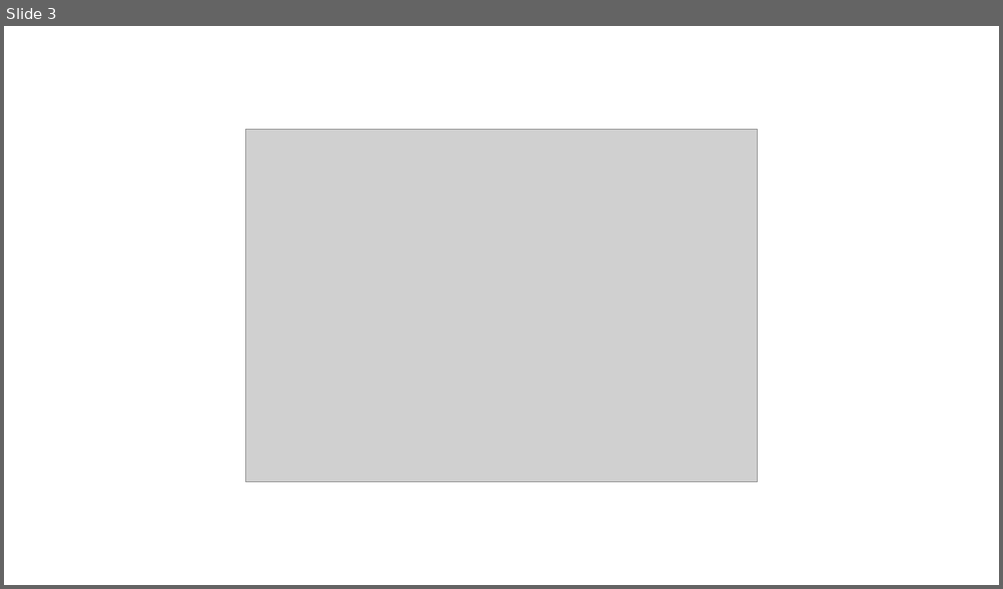
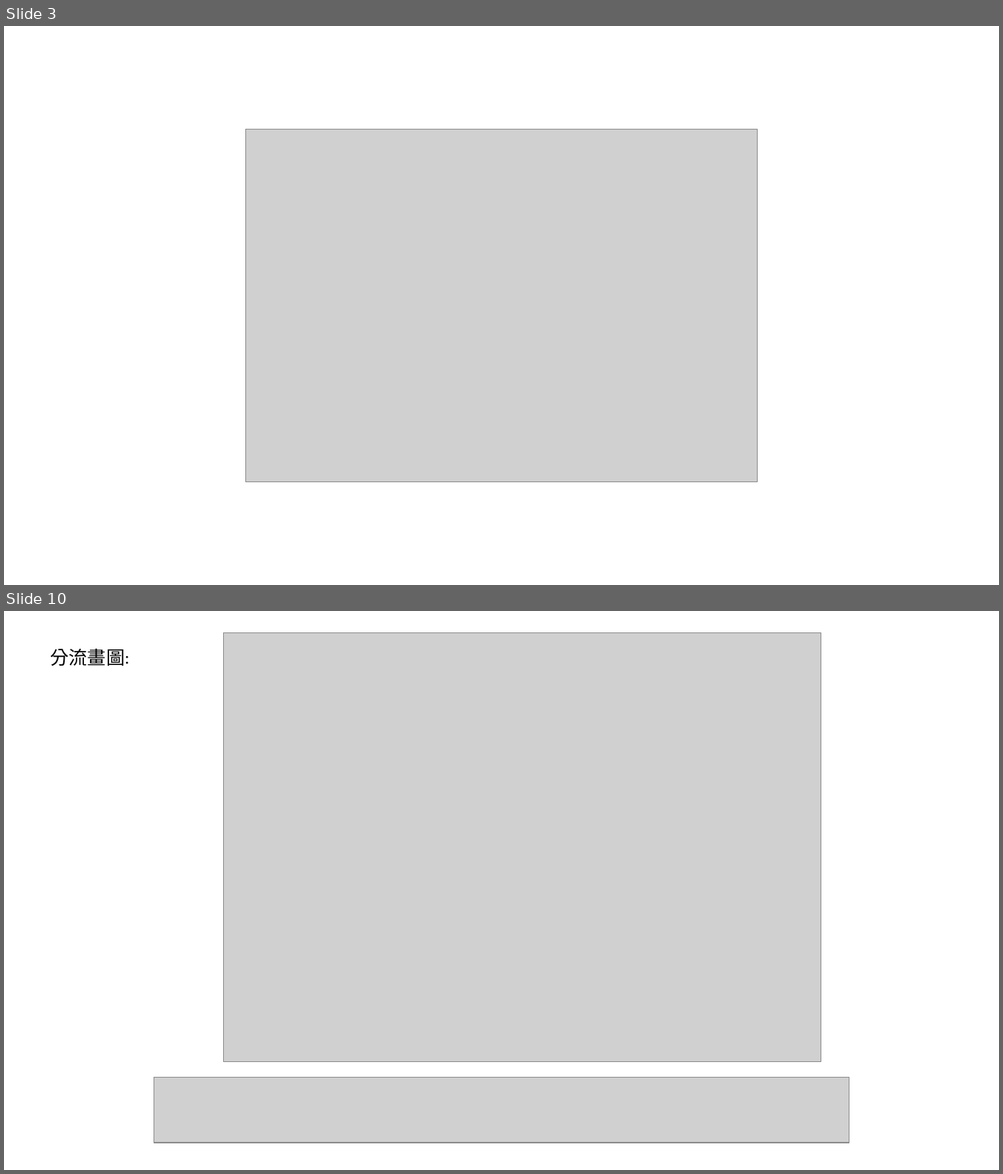
Before and after one commit to adamShiau/adamShiau_Python, a slide deck: Aegiverse_GUI/HINS/HINS_Ver2.0/doc/reader 架構.pptx. Shown one above the other, each under a label of ours: slide 3 before the commit, slides 3 and 10 after it; the slides between them are not shown. The pictures are 1003x589 and 1003x1174 pixels, drawn with LibreOffice and Linux fonts; fonts in the diff are those of the drawing; grey boxes stand for pictures. Boxes give left, top, right and bottom in pixels: in the first picture for what was removed or moved away, otherwise in the second. Text is boxed around its words. In the diff, an @@ line names an element or a change of style, - is before the commit and + after.

```diff
--- a/Aegiverse_GUI/HINS/HINS_Ver2.0/doc/reader 架構.pptx
+++ b/Aegiverse_GUI/HINS/HINS_Ver2.0/doc/reader 架構.pptx
@@ slide 10 added at bbox=[4, 611, 999, 1170], background #FFFFFF @@
@@ picture added at bbox=[224, 632, 822, 1062] @@
@@ text added at bbox=[50, 648, 129, 666], 18 pt, text #000000 @@
+分流畫圖:
@@ picture added at bbox=[154, 1078, 848, 1144] @@
```
Also in this commit, not shown: 13 other slides added, 2 other files.
